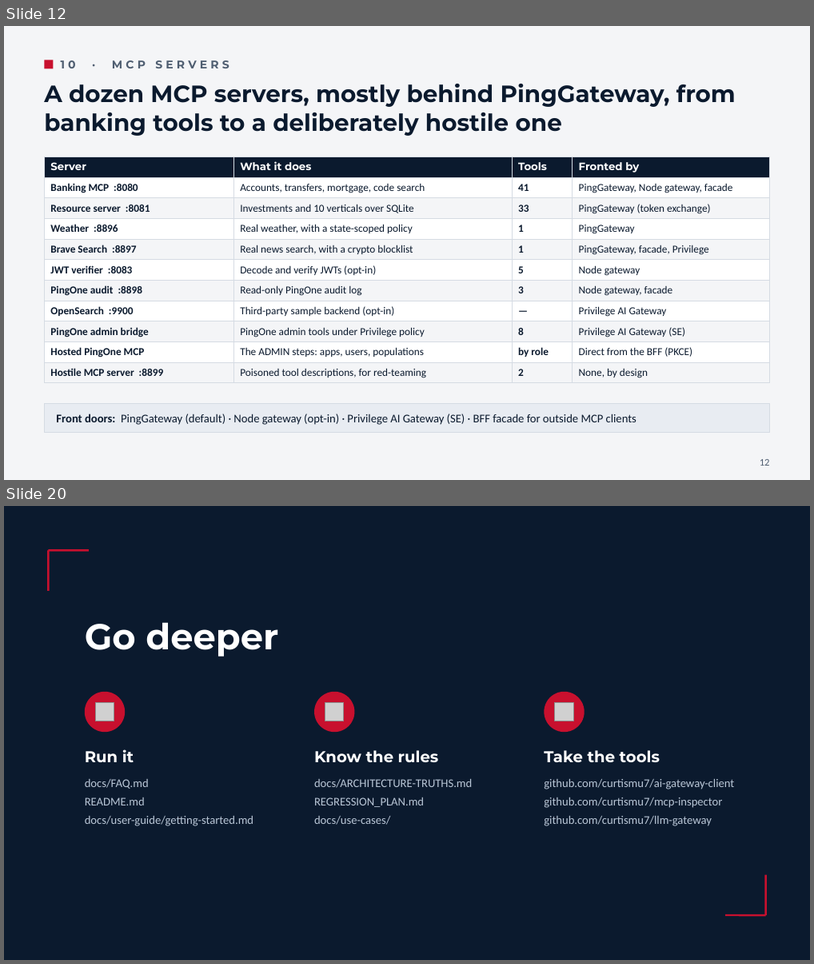
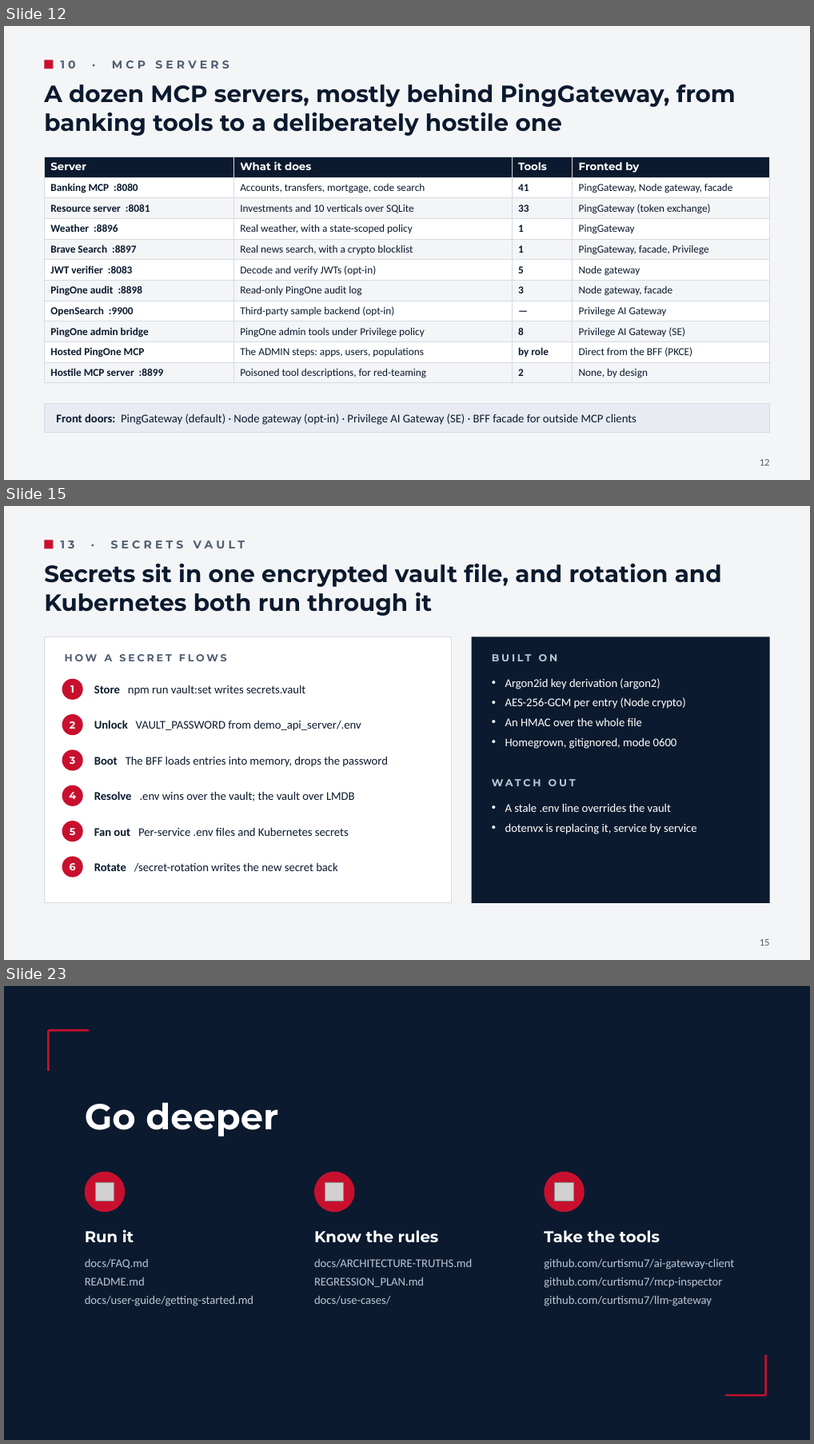
Before and after one commit to curtismu7/AI-DEMO2, a slide deck: docs/resources/AI-Demo-Overview.pptx. Shown one above the other, each under a label of ours: slides 12 and 20 before the commit, slides 12, 15 and 23 after it; the slides between them are not shown. The pictures are 814x964 and 814x1444 pixels, drawn with LibreOffice and Linux fonts; fonts in the diff are those of the drawing; grey boxes stand for pictures. Boxes give left, top, right and bottom in pixels: in the first picture for what was removed or moved away, otherwise in the second. Text is boxed around its words. In the diff, an @@ line names an element or a change of style, - is before the commit and + after.

```diff
--- a/docs/resources/AI-Demo-Overview.pptx
+++ b/docs/resources/AI-Demo-Overview.pptx
@@ slide 15 added at box(4, 506, 810, 960), background #F4F5F7 @@
@@ rectangle added at box(44, 540, 53, 548), fill #C8102E @@
@@ text added at box(61, 540, 245, 548), 10 pt, text #4F5E71, bold @@
+13 · SECRETS VAULT
@@ text added at box(44, 564, 722, 616), 21 pt, text #0B1A2E, bold @@
+Secrets sit in one encrypted vault file, and rotation and Kubernetes both run through it
@@ rectangle added at box(44, 636, 451, 903), fill #FFFFFF, outline #D5DBE3 0.75 pt @@
@@ rectangle added at box(472, 636, 770, 903), fill #0B1A2E @@
@@ text added at box(65, 654, 227, 661), 9 pt, text #4F5E71, bold @@
+HOW A SECRET FLOWS
@@ text added at box(492, 651, 750, 669), 9 pt, text #B9C6D6, bold @@
+BUILT ON
@@ ellipse added at box(62, 679, 83, 700), fill #C8102E @@
@@ text added at box(70, 685, 74, 692), 9 pt, text #FFFFFF, bold @@
+1
@@ text added at box(94, 684, 306, 696), 10.5 pt, text #0B1A2E @@
+Store npm run vault:set writes secrets.vault
@@ text added at box(506, 678, 686, 748), 10.5 pt, text #FFFFFF @@
+• Argon2id key derivation (argon2)
+• AES-256-GCM per entry (Node crypto)
+• An HMAC over the whole file
+• Homegrown, gitignored, mode 0600
@@ ellipse added at box(62, 714, 83, 735), fill #C8102E @@
@@ text added at box(70, 721, 75, 728), 9 pt, text #FFFFFF, bold @@
+2
@@ text added at box(94, 720, 361, 731), 10.5 pt, text #0B1A2E @@
+Unlock VAULT_PASSWORD from demo_api_server/.env
@@ ellipse added at box(62, 749, 83, 771), fill #C8102E @@
@@ text added at box(70, 756, 75, 764), 9 pt, text #FFFFFF, bold @@
+3
@@ text added at box(94, 756, 388, 767), 10.5 pt, text #0B1A2E @@
+Boot The BFF loads entries into memory, drops the password
@@ ellipse added at box(62, 785, 83, 806), fill #C8102E @@
@@ text added at box(69, 792, 76, 799), 9 pt, text #FFFFFF, bold @@
+4
@@ text added at box(94, 791, 355, 801), 10.5 pt, text #0B1A2E @@
+Resolve .env wins over the vault; the vault over LMDB
@@ text added at box(492, 779, 576, 786), 9 pt, text #B9C6D6, bold @@
+WATCH OUT
@@ text added at box(506, 803, 698, 834), 10.5 pt, text #FFFFFF @@
+• A stale .env line overrides the vault
+• dotenvx is replacing it, service by service
@@ ellipse added at box(62, 820, 83, 841), fill #C8102E @@
@@ text added at box(70, 828, 76, 835), 9 pt, text #FFFFFF, bold @@
+5
@@ text added at box(94, 827, 349, 836), 10.5 pt, text #0B1A2E @@
+Fan out Per-service .env files and Kubernetes secrets
@@ ellipse added at box(62, 856, 83, 877), fill #C8102E @@
@@ text added at box(70, 863, 76, 870), 9 pt, text #FFFFFF, bold @@
+6
@@ text added at box(94, 862, 338, 872), 10.5 pt, text #0B1A2E @@
+Rotate /secret-rotation writes the new secret back
@@ text added at box(760, 939, 770, 945), 9 pt, text #4F5E71 @@
+15
@@ what was slide 20 is now slide 23 @@
```
Also in this commit, not shown: 7 slides changed, 2 other slides added.
